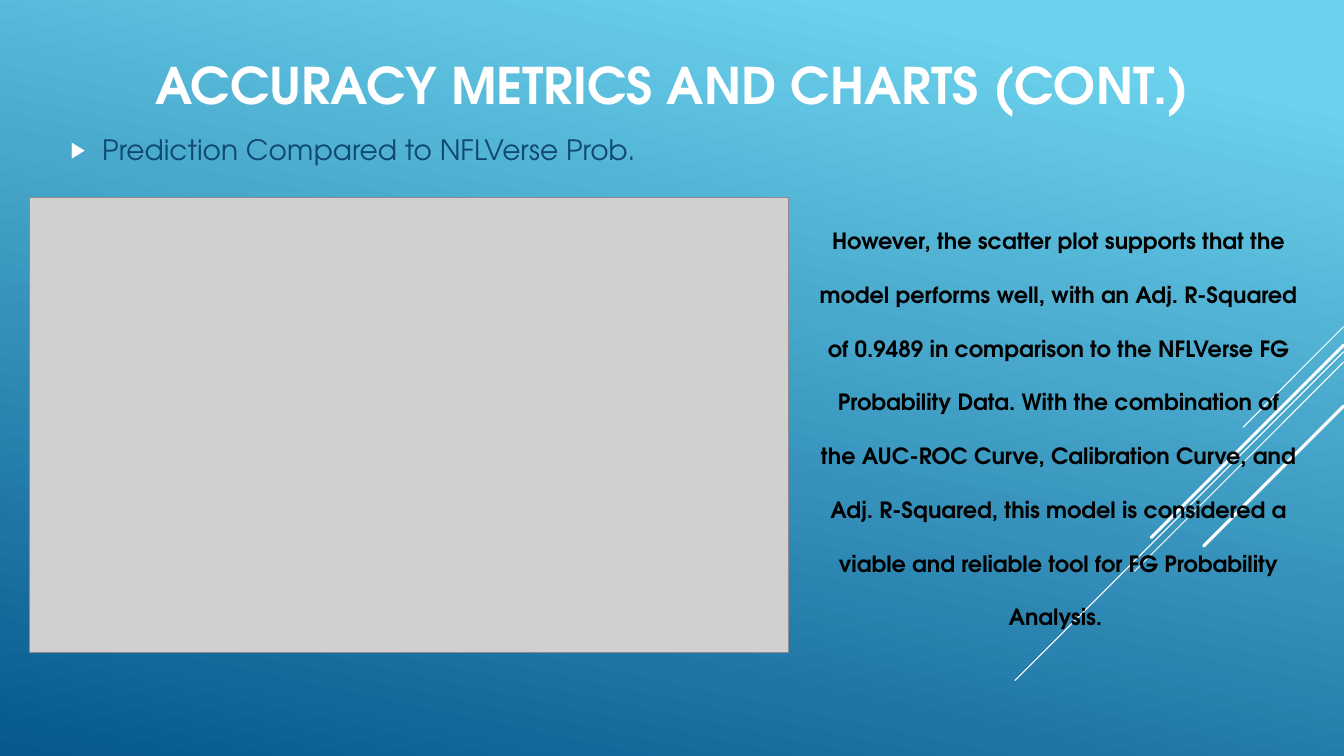
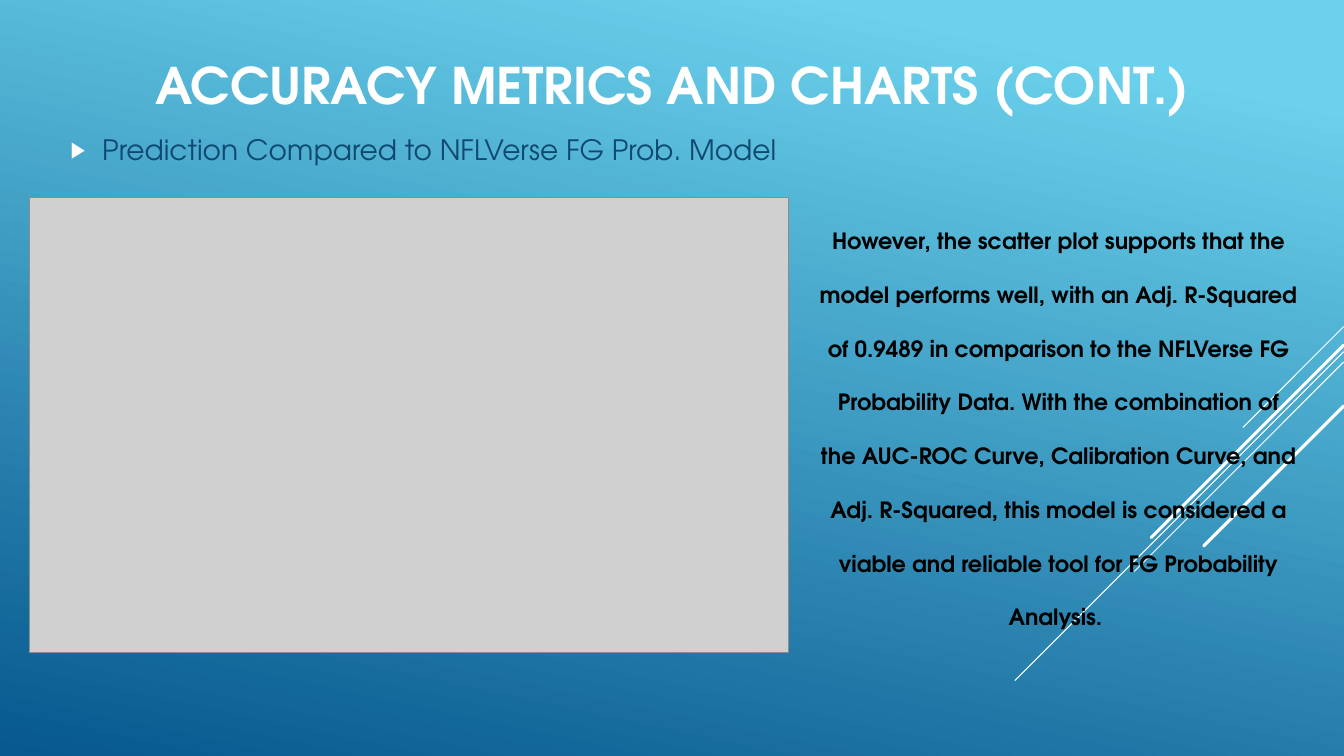
Before and after one commit to apurvis14/Chargers-FG-Model-QA, a slide deck: slide 5 of Andrew Purvis - FG Probability Model Overview .pptx. Drawn at 1344x756 pixels with LibreOffice and Linux fonts; fonts in the diff are those of the drawing; grey boxes stand for pictures. Boxes give left, top, right and bottom in pixels: in the first picture for what was removed or moved away, otherwise in the second. Text is boxed around its words. In the diff, an @@ line names an element or a change of style, - is before the commit and + after.

Commit message:
Updated Powerpoint

```diff
--- a/Andrew Purvis - FG Probability Model Overview .pptx
+++ b/Andrew Purvis - FG Probability Model Overview .pptx
@@ text at (102,139,776,165): text changed @@
-  ▶ Prediction Compared to NFLVerse Prob.
+  ▶ Prediction Compared to NFLVerse FG Prob. Model
```
Also in this commit, not shown: 3 other slides changed.
